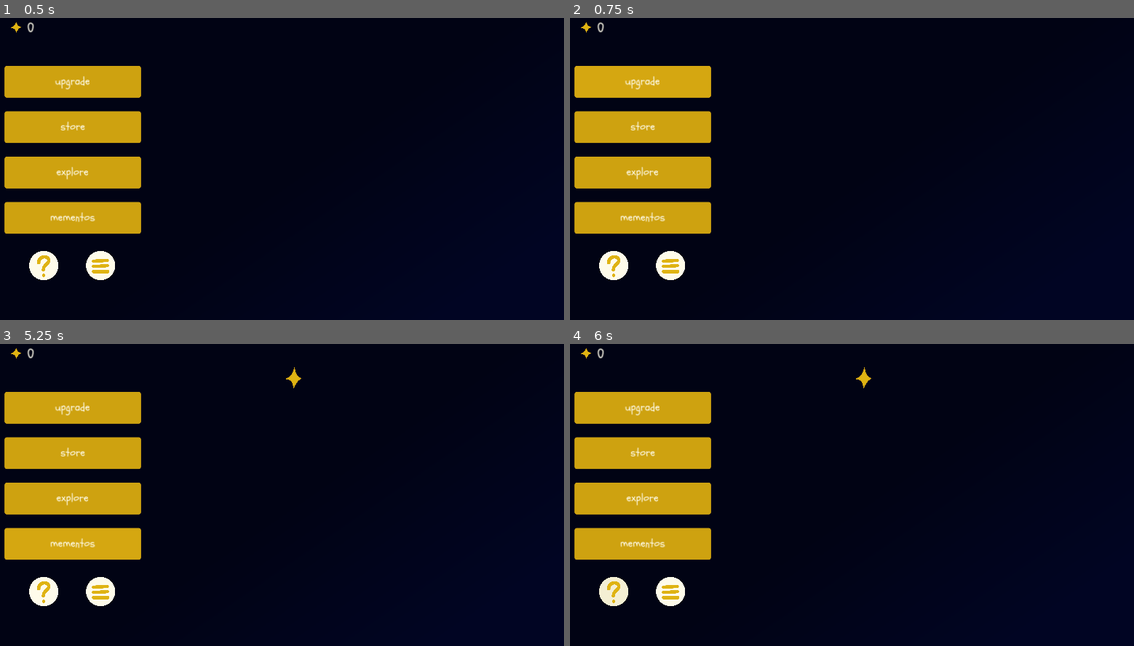
Above: before the commit, frames 1-4 (two rows, left to right).
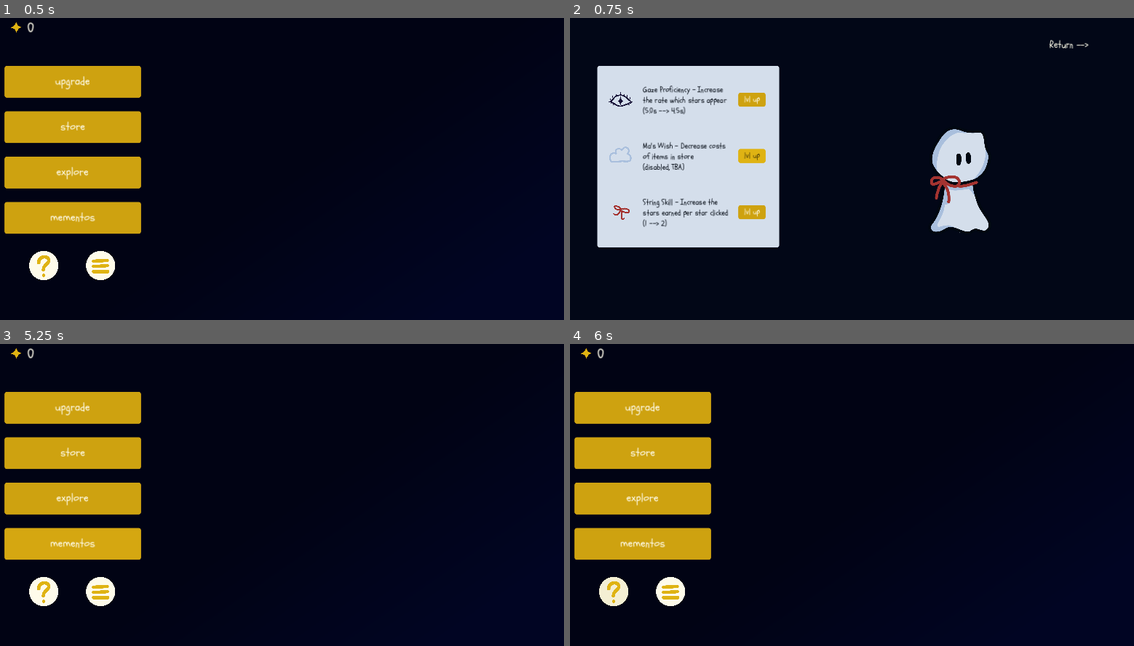
Above: after the commit, the same moments.

Repository: solicht88/I-am-a-Fluff
Game: Godot game, scene res://scenes/main/main.tscn
Same seed, same stepped clock (60 frames per second), same inputs: the game is played once before the commit and once after it.
Inputs (mouse positions are in pixels of both pictures, inside the frame that each line leads up to):
- Up to frame 1 (0.5 s): no input
- Up to frame 2 (0.75 s): click "upgrade" at 0.5 s
- Up to frame 3 (5.25 s): click (180, 425) at 1.25 s, where only the run after the commit has a clickable "lvl up"; click (180, 537) at 2 s, where only the run after the commit has a clickable "lvl up"; click (496, 371) at 2.75 s, where only the run after the commit has a clickable "Return -->"; click "store" at 3.5 s; click "explore" at 4.25 s; click "mementos" at 5 s
- Up to frame 4 (6 s): click (615, 591) at 5.75 s

Frame 1 is identical in both runs. In frame 2, 25% of the frame differs, in the area x 0-92%, y 1-87%; in frame 3, less than 0.1%; in frame 4, less than 0.1%.

Commit message:
finish upgrade scene set up, switching between main and upgr menu

Diff:
--- a/scenes/main/interface.tscn
+++ b/scenes/main/interface.tscn
@@ -1,8 +1,9 @@
-[gd_scene load_steps=12 format=3 uid="uid://c5js32q220kcp"]
+[gd_scene load_steps=13 format=3 uid="uid://c5js32q220kcp"]
 
 [ext_resource type="FontFile" uid="uid://bowrdqh4kjwdd" path="res://fonts/Schoolbell-Regular.ttf" id="1_3p23v"]
 [ext_resource type="Texture2D" uid="uid://bgv26ft4px3kq" path="res://img/characters/star3.png" id="1_ajwyw"]
 [ext_resource type="Theme" uid="uid://cju4d47giq4m6" path="res://scenes/button.tres" id="1_l0ory"]
+[ext_resource type="Script" path="res://scripts/main/main_interface.gd" id="1_uubhd"]
 [ext_resource type="Texture2D" uid="uid://cr5rcnme0yget" path="res://img/icons/info.png" id="4_c5gkt"]
 [ext_resource type="Texture2D" uid="uid://db4xluwy7lt5g" path="res://img/icons/info_click.png" id="5_6foa8"]
 [ext_resource type="Texture2D" uid="uid://by4x3simqbed8" path="res://img/icons/menu.png" id="5_afrp4"]
@@ -32,6 +33,7 @@
 anchor_bottom = 1.0
 grow_horizontal = 2
 grow_vertical = 2
+script = ExtResource("1_uubhd")
 
 [node name="TextureRect" type="TextureRect" parent="."]
 custom_minimum_size = Vector2(50, 50)
@@ -120,3 +122,5 @@
 texture_normal = ExtResource("5_afrp4")
 texture_pressed = ExtResource("8_x2rp1")
 texture_hover = ExtResource("9_no8pp")
+
+[connection signal="pressed" from="upgrade" to="." method="_on_upgrade_pressed"]
--- a/scenes/upgrade/upg_interface.tscn
+++ b/scenes/upgrade/upg_interface.tscn
@@ -1,6 +1,11 @@
-[gd_scene load_steps=3 format=3 uid="uid://dinpmsn60y4kv"]
+[gd_scene load_steps=11 format=3 uid="uid://dinpmsn60y4kv"]
 
+[ext_resource type="Script" path="res://scripts/upgrade/upg_interface.gd" id="1_edecy"]
 [ext_resource type="Theme" uid="uid://cju4d47giq4m6" path="res://scenes/button.tres" id="1_ttde2"]
+[ext_resource type="Texture2D" uid="uid://srynbfw1fua0" path="res://img/icons/eye.png" id="2_074lk"]
+[ext_resource type="FontFile" uid="uid://bowrdqh4kjwdd" path="res://fonts/Schoolbell-Regular.ttf" id="2_hc1nt"]
+[ext_resource type="Texture2D" uid="uid://bj6rwfm3cb87e" path="res://img/icons/cloud.png" id="5_2v2mj"]
+[ext_resource type="Texture2D" uid="uid://by210xn245wxk" path="res://img/icons/string.png" id="6_k0ak1"]
 
 [sub_resource type="StyleBoxFlat" id="StyleBoxFlat_wroqh"]
 bg_color = Color(0.831373, 0.870588, 0.921569, 1)
@@ -9,6 +14,24 @@
 corner_radius_bottom_right = 5
 corner_radius_bottom_left = 5
 
+[sub_resource type="StyleBoxEmpty" id="StyleBoxEmpty_562bb"]
+
+[sub_resource type="Theme" id="Theme_df3nj"]
+Label/colors/font_color = Color(0, 0.027451, 0.0666667, 1)
+Label/colors/font_outline_color = Color(0, 0.027451, 0.0666667, 1)
+Label/colors/font_shadow_color = Color(0, 0, 0, 0)
+Label/constants/line_spacing = 1
+Label/constants/outline_size = 0
+Label/constants/shadow_offset_x = 1
+Label/constants/shadow_offset_y = 1
+Label/constants/shadow_outline_size = 1
+Label/font_sizes/font_size = 16
+Label/fonts/font = ExtResource("2_hc1nt")
+Label/styles/normal = SubResource("StyleBoxEmpty_562bb")
+
+[sub_resource type="StyleBoxFlat" id="StyleBoxFlat_i304k"]
+bg_color = Color(0.6, 0.6, 0.6, 0)
+
 [node name="upg_interface" type="Control"]
 layout_mode = 3
 anchors_preset = 15
@@ -16,22 +39,128 @@
 anchor_bottom = 1.0
 grow_horizontal = 2
 grow_vertical = 2
+script = ExtResource("1_edecy")
 
 [node name="Panel" type="Panel" parent="."]
-custom_minimum_size = Vector2(350, 450)
+custom_minimum_size = Vector2(350, 400)
 layout_mode = 0
 offset_left = 100.0
-offset_top = 135.0
-offset_right = 450.0
-offset_bottom = 585.0
+offset_top = 160.0
+offset_right = 500.0
+offset_bottom = 560.0
 theme_override_styles/panel = SubResource("StyleBoxFlat_wroqh")
 
-[node name="Button" type="Button" parent="."]
+[node name="gaze" type="TextureRect" parent="."]
+layout_mode = 0
+offset_left = 115.0
+offset_top = 200.0
+offset_right = 1139.0
+offset_bottom = 1224.0
+scale = Vector2(0.07, 0.07)
+texture = ExtResource("2_074lk")
+
+[node name="gaze_btn" type="Button" parent="."]
 custom_minimum_size = Vector2(60, 30)
-offset_left = 370.0
-offset_top = 175.0
-offset_right = 430.0
-offset_bottom = 205.0
+offset_left = 410.0
+offset_top = 219.0
+offset_right = 470.0
+offset_bottom = 249.0
+mouse_default_cursor_shape = 2
 theme = ExtResource("1_ttde2")
 theme_override_font_sizes/font_size = 16
 text = "lvl up"
+
+[node name="gaze_label" type="Label" parent="."]
+custom_minimum_size = Vector2(200, 2.08165e-12)
+layout_mode = 0
+offset_left = 200.0
+offset_top = 202.0
+offset_right = 400.0
+offset_bottom = 270.0
+theme = SubResource("Theme_df3nj")
+text = "Gaze Proficiency - Increase the rate which stars appear
+(5.0s --> 4.5s)"
+autowrap_mode = 2
+
+[node name="wish" type="TextureRect" parent="."]
+layout_mode = 0
+offset_left = 115.0
+offset_top = 320.0
+offset_right = 1139.0
+offset_bottom = 1344.0
+scale = Vector2(0.07, 0.07)
+texture = ExtResource("5_2v2mj")
+
+[node name="wish_btn" type="Button" parent="."]
+custom_minimum_size = Vector2(60, 30)
+offset_left = 410.0
+offset_top = 343.0
+offset_right = 470.0
+offset_bottom = 373.0
+mouse_default_cursor_shape = 2
+theme = ExtResource("1_ttde2")
+theme_override_font_sizes/font_size = 16
+disabled = true
+text = "lvl up"
+
+[node name="wish_label" type="Label" parent="."]
+custom_minimum_size = Vector2(200, 2.08165e-12)
+layout_mode = 0
+offset_left = 200.0
+offset_top = 326.0
+offset_right = 400.0
+offset_bottom = 394.0
+theme = SubResource("Theme_df3nj")
+text = "Ma's Wish - Decrease costs of items in store
+(disabled, TBA)"
+autowrap_mode = 2
+
+[node name="string" type="TextureRect" parent="."]
+layout_mode = 0
+offset_left = 115.0
+offset_top = 445.0
+offset_right = 1139.0
+offset_bottom = 1469.0
+scale = Vector2(0.075, 0.075)
+texture = ExtResource("6_k0ak1")
+
+[node name="string_btn" type="Button" parent="."]
+custom_minimum_size = Vector2(60, 30)
+offset_left = 410.0
+offset_top = 467.0
+offset_right = 470.0
+offset_bottom = 497.0
+mouse_default_cursor_shape = 2
+theme = ExtResource("1_ttde2")
+theme_override_font_sizes/font_size = 16
+text = "lvl up"
+
+[node name="string_label" type="Label" parent="."]
+custom_minimum_size = Vector2(200, 2.08165e-12)
+layout_mode = 0
+offset_left = 200.0
+offset_top = 450.0
+offset_right = 400.0
+offset_bottom = 518.0
+theme = SubResource("Theme_df3nj")
+text = "String Skill - Increase the stars earned per star clicked
+(1 --> 2)"
+autowrap_mode = 2
+
+[node name="exit" type="Button" parent="."]
+layout_mode = 0
+offset_left = 1094.0
+offset_top = 100.0
+offset_right = 1180.0
+offset_bottom = 128.0
+mouse_default_cursor_shape = 2
+theme = ExtResource("1_ttde2")
+theme_override_font_sizes/font_size = 20
+theme_override_styles/normal = SubResource("StyleBoxFlat_i304k")
+theme_override_styles/hover = SubResource("StyleBoxFlat_i304k")
+theme_override_styles/pressed = SubResource("StyleBoxFlat_i304k")
+theme_override_styles/disabled = SubResource("StyleBoxFlat_i304k")
+theme_override_styles/focus = SubResource("StyleBoxFlat_i304k")
+text = "Return -->"
+
+[connection signal="pressed" from="exit" to="." method="_on_exit_pressed"]
--- a/scenes/upgrade/upgrade.tscn
+++ b/scenes/upgrade/upgrade.tscn
@@ -1,6 +1,6 @@
 [gd_scene load_steps=3 format=3 uid="uid://c4j21q2xruqvu"]
 
-[ext_resource type="Texture2D" uid="uid://d1lyih6sg1vf8" path="res://img/characters/puff_placeholder.png" id="1_6ns6t"]
+[ext_resource type="Texture2D" uid="uid://dexpeo0dgvcb5" path="res://img/characters/puff_main.png" id="1_byt0f"]
 [ext_resource type="PackedScene" uid="uid://dinpmsn60y4kv" path="res://scenes/upgrade/upg_interface.tscn" id="2_ppftl"]
 
 [node name="upgrade" type="Node2D"]
@@ -13,6 +13,6 @@
 [node name="Sprite2D" type="Sprite2D" parent="."]
 position = Vector2(900, 410)
 scale = Vector2(0.3, 0.3)
-texture = ExtResource("1_6ns6t")
+texture = ExtResource("1_byt0f")
 
 [node name="upg_interface" parent="." instance=ExtResource("2_ppftl")]
--- /dev/null
+++ b/scripts/main/main_interface.gd
@@ -0,0 +1,16 @@
+extends Control
+
+
+# Called when the node enters the scene tree for the first time.
+func _ready():
+	pass # Replace with function body.
+
+
+# Called every frame. 'delta' is the elapsed time since the previous frame.
+func _process(_delta):
+	pass
+
+
+func _on_upgrade_pressed():
+	get_tree().change_scene_to_file("res://scenes/upgrade/upgrade.tscn")
+	pass # Replace with function body.
--- /dev/null
+++ b/scripts/upgrade/upg_interface.gd
@@ -0,0 +1,14 @@
+extends Control
+
+# Called when the node enters the scene tree for the first time.
+func _ready():
+	pass # Replace with function body.
+
+
+# Called every frame. 'delta' is the elapsed time since the previous frame.
+func _process(delta):
+	pass
+
+
+func _on_exit_pressed():
+	get_tree().change_scene_to_file("res://scenes/main/main.tscn")
Binary file added: img/characters/puff_main.png
Not shown, added: img/characters/puff_main.png.import
Binary file removed: img/characters/puff_placeholder.png
Not shown, removed: img/characters/puff_placeholder.png.import
Binary file added: img/icons/cloud.png
Not shown, added: img/icons/cloud.png.import
Binary file added: img/icons/eye.png
Not shown, added: img/icons/eye.png.import
Binary file added: img/icons/string.png
Not shown, added: img/icons/string.png.import
Not shown, changed: .gitignore
Not shown, added: img/art-files/puff.kra
(and 4 more such lines)
